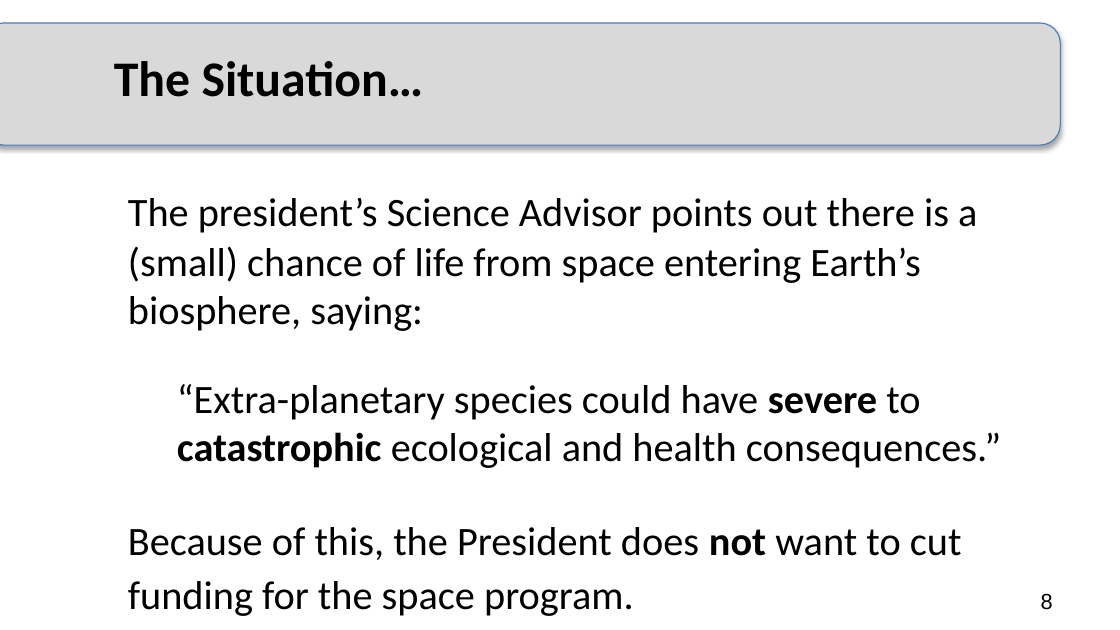
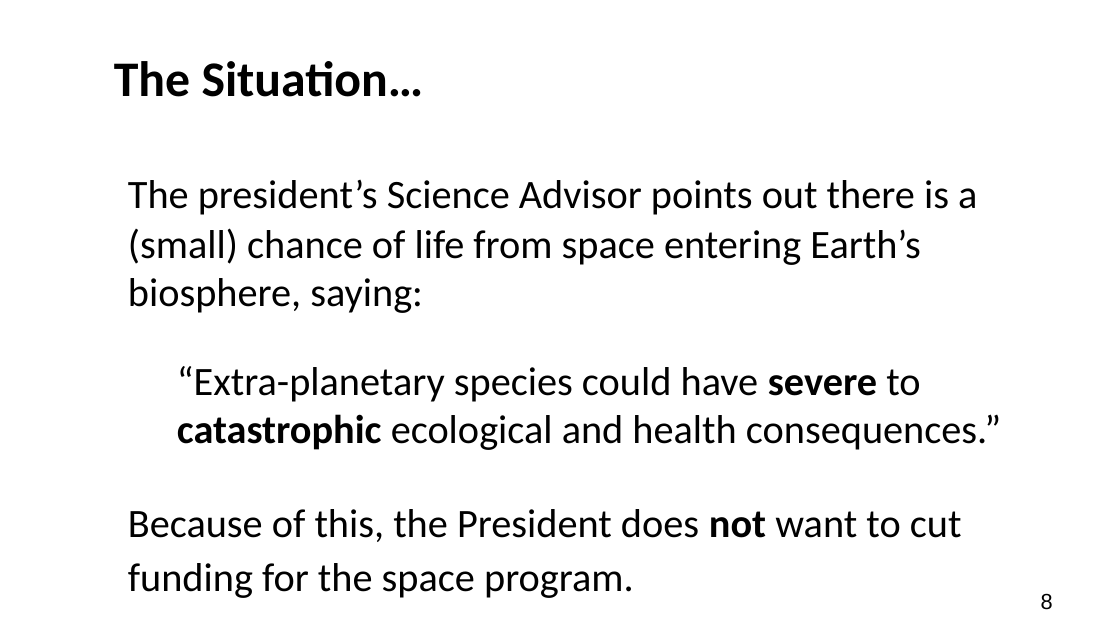
Before and after one commit to adanieljohnson/NTC2024, a slide deck: slide 8 of docs/downloads/Case-What_Is_Life_annotated.pptx. Drawn at 1120x630 pixels with LibreOffice and Linux fonts; fonts in the diff are those of the drawing. Boxes give left, top, right and bottom in pixels: in the first picture for what was removed or moved away, otherwise in the second. Text is boxed around its words. In the diff, an @@ line names an element or a change of style, - is before the commit and + after.

```diff
--- a/docs/downloads/Case-What_Is_Life_annotated.pptx
+++ b/docs/downloads/Case-What_Is_Life_annotated.pptx
@@ rounded rectangle removed at box(0, 24, 1060, 146) @@
@@ text "The president’s Science Advisor points ...": place and size @@
-text "The president’s Science Advisor points ..." at box(128, 198, 1001, 616)
+text "The president’s Science Advisor points ..." at box(128, 180, 1001, 598)
```
Also in this commit, not shown: 19 other slides changed, 1 slide added, 2 other files.
